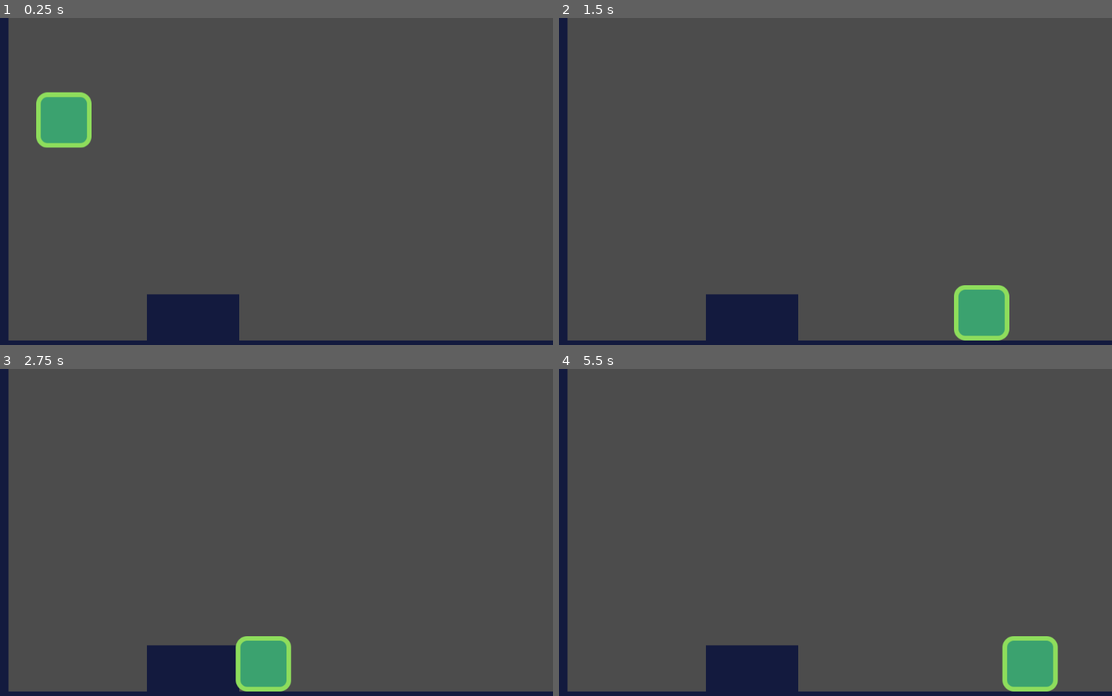
Above: before the commit, frames 1-4 (two rows, left to right).
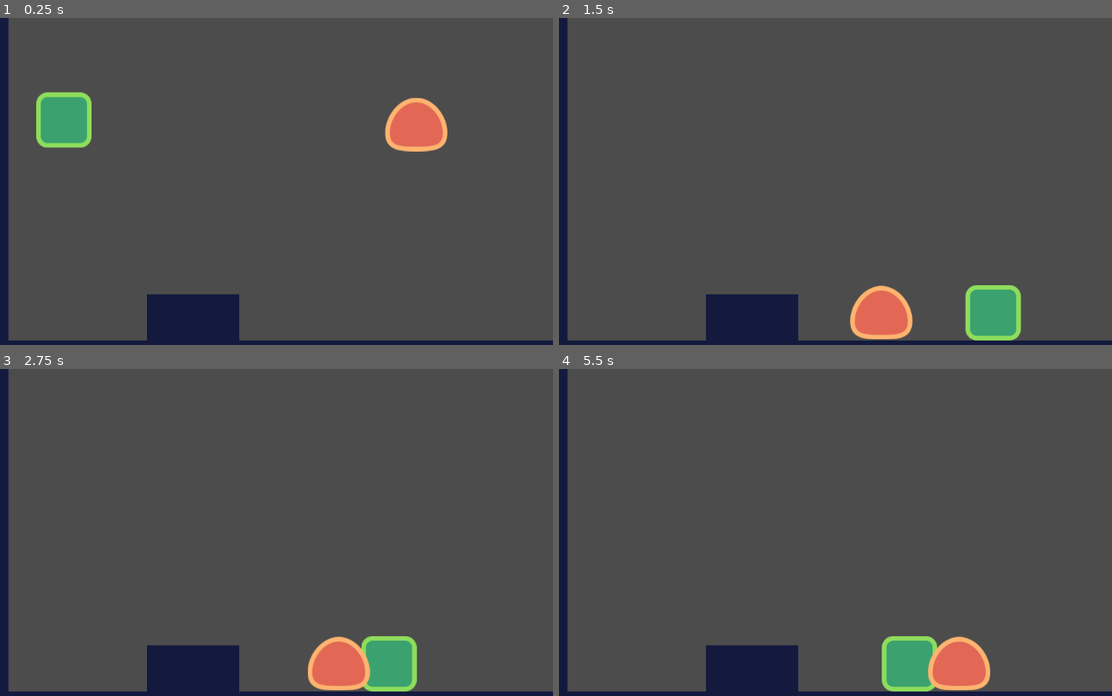
Above: after the commit, the same moments.

Repository: mai-soup/2DPlatformerGodot
Game: Godot game, scene res://src/Levels/LevelTemplate.tscn
Two runs of this game, one before a commit and one after it. Both use one fixed random seed, a clock stepped at 60 frames per second and the inputs below. The project has no main scene, so this scene is started directly.
Inputs:
- Up to frame 1 (0.25 s): no input
- Up to frame 2 (1.5 s): hold D (move_right) from 0.53 s (still down); tap W (jump) at 0.77 s
- Up to frame 3 (2.75 s): tap W (jump) at 1.52 s; release D (move_right) at 2.03 s; hold A (move_left) from 2.03 s (still down)
- Up to frame 4 (5.5 s): release A (move_left) at 2.78 s; hold D (move_right) 2.78-4.28 s; tap W (jump) at 3.02, 3.77, 4.52 s; hold A (move_left) 4.28-5.03 s; hold D (move_right) from 5.03 s (still down)

The runs differ from the first frame. In frame 1, 1.5% of the frame differs, in the area x 69-81%, y 24-41%; in frame 2, 2.5%; in frame 3, 4.7%, in the area x 42-76%, y 81-99%; in frame 4, 4.7%.

Commit message:
add moving enemy

Diff:
--- /dev/null
+++ b/src/Actors/Enemy.gd
@@ -0,0 +1,16 @@
+extends "res://src/Actors/Actor.gd"
+
+func _ready() -> void:
+	# initially move left, towards the player
+	_velocity.x = -speed.x
+
+func _physics_process(delta: float) -> void:
+	# fall if not on ground
+	_velocity.y += gravity * delta
+	_velocity.y = min(_velocity.y, speed.y)
+
+	# turn around when hit a wall
+	if is_on_wall():
+		_velocity.x *= -1.0
+
+	_velocity.y = move_and_slide(_velocity, Vector2.UP).y
--- /dev/null
+++ b/src/Actors/Enemy.tscn
@@ -0,0 +1,20 @@
+[gd_scene load_steps=4 format=2]
+
+[ext_resource path="res://src/Actors/Enemy.gd" type="Script" id=1]
+[ext_resource path="res://assets/enemy.png" type="Texture" id=2]
+
+[sub_resource type="RectangleShape2D" id=1]
+extents = Vector2( 39.5, 36.5 )
+
+[node name="Enemy" type="KinematicBody2D"]
+collision_layer = 2
+collision_mask = 9
+script = ExtResource( 1 )
+
+[node name="Enemy" type="Sprite" parent="."]
+position = Vector2( 0, -48 )
+texture = ExtResource( 2 )
+
+[node name="CollisionShape2D" type="CollisionShape2D" parent="."]
+position = Vector2( 0.5, -36.5 )
+shape = SubResource( 1 )
--- a/src/Levels/LevelTemplate.tscn
+++ b/src/Levels/LevelTemplate.tscn
@@ -1,7 +1,8 @@
-[gd_scene load_steps=3 format=2]
+[gd_scene load_steps=4 format=2]
 
 [ext_resource path="res://assets/tileset.tres" type="TileSet" id=1]
 [ext_resource path="res://src/Actors/Player.tscn" type="PackedScene" id=2]
+[ext_resource path="res://src/Actors/Enemy.tscn" type="PackedScene" id=3]
 
 [node name="LevelTemplate" type="Node2D"]
 
@@ -17,3 +18,6 @@
 position = Vector2( 176, 92 )
 speed = Vector2( 800, 1500 )
 gravity = 4000.0
+
+[node name="Enemy" parent="." instance=ExtResource( 3 )]
+position = Vector2( 862, 133 )
